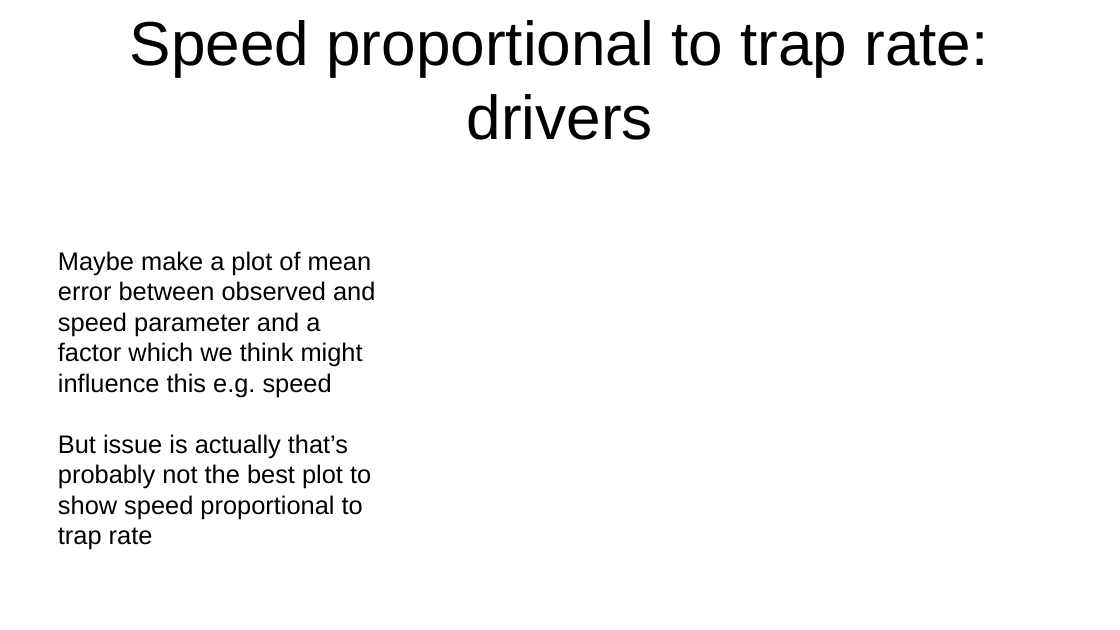
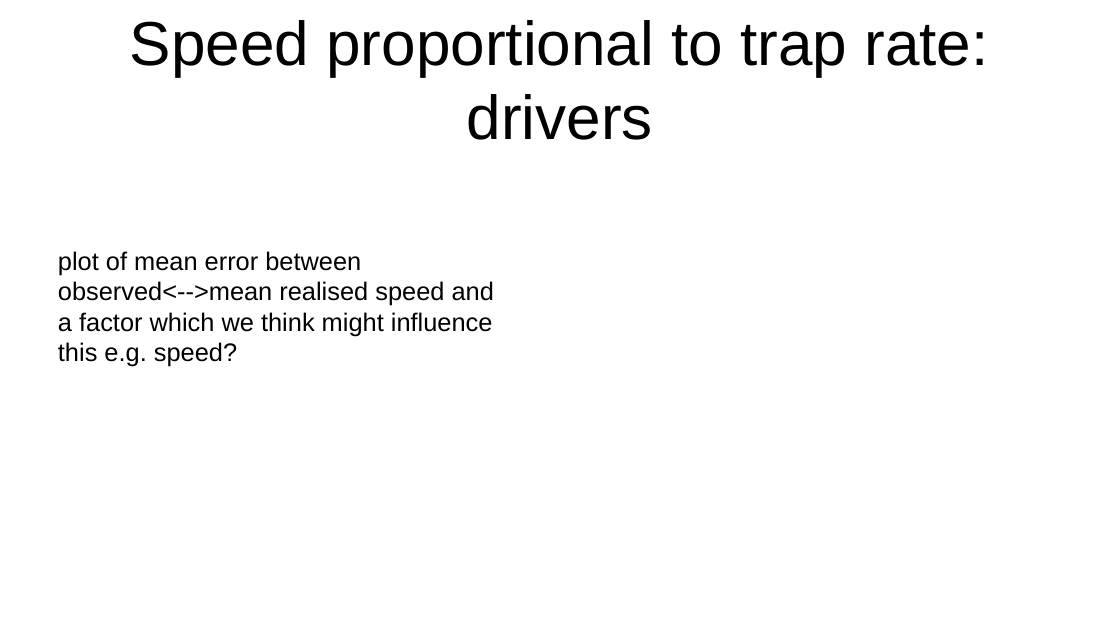
Before and after one commit to lizziebru/CamtrapSimulation, a slide deck: slide 20 of writeup/Camtrapsim_pres.odp (slide 15 before the commit). Drawn at 1120x630 pixels with LibreOffice and Linux fonts; fonts in the diff are those of the drawing. Boxes give left, top, right and bottom in pixels: in the first picture for what was removed or moved away, otherwise in the second. Text is boxed around its words. In the diff, an @@ line names an element or a change of style, - is before the commit and + after.

```diff
--- a/writeup/Camtrapsim_pres.odp
+++ b/writeup/Camtrapsim_pres.odp
@@ text at [58, 251, 494, 367]: text changed @@
-Maybe make a plot of mean error between observed and speed parameter and a factor which we think might influence this e.g. speed
-But issue is actually that’s probably not the best plot to show speed proportional to trap rate
+plot of mean error between observed<-->mean realised speed and a factor which we think might influence this e.g. speed?
```
Also in this commit, not shown: 4 other slides changed, 6 slides added, 3 slides removed, 4 other files.
